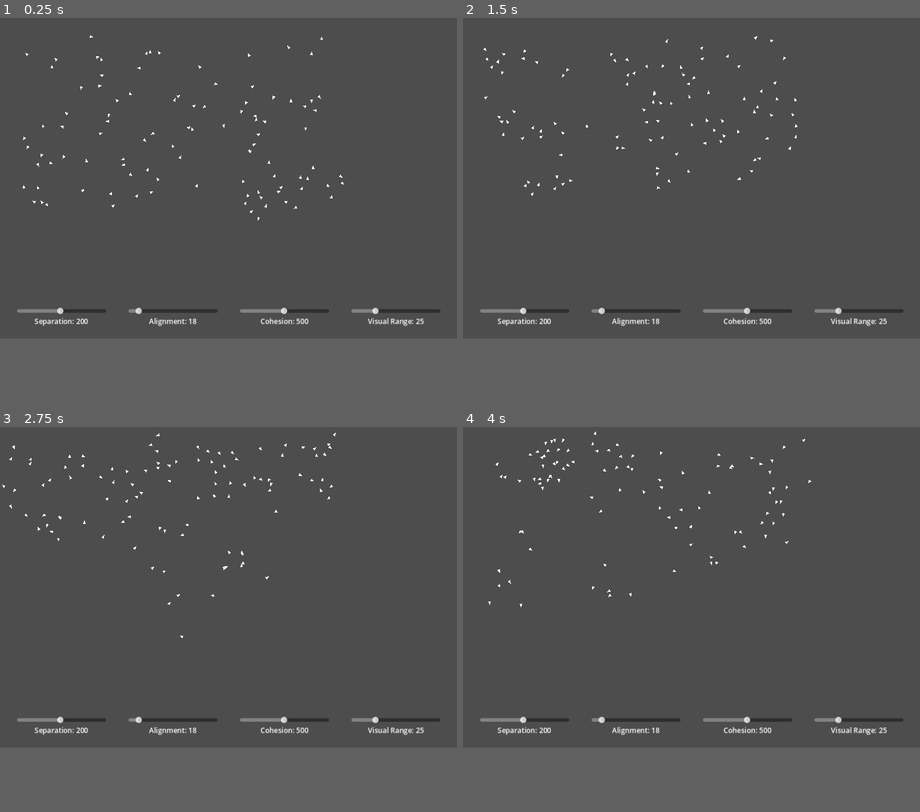
Above: before the commit, frames 1-4 (two rows, left to right).
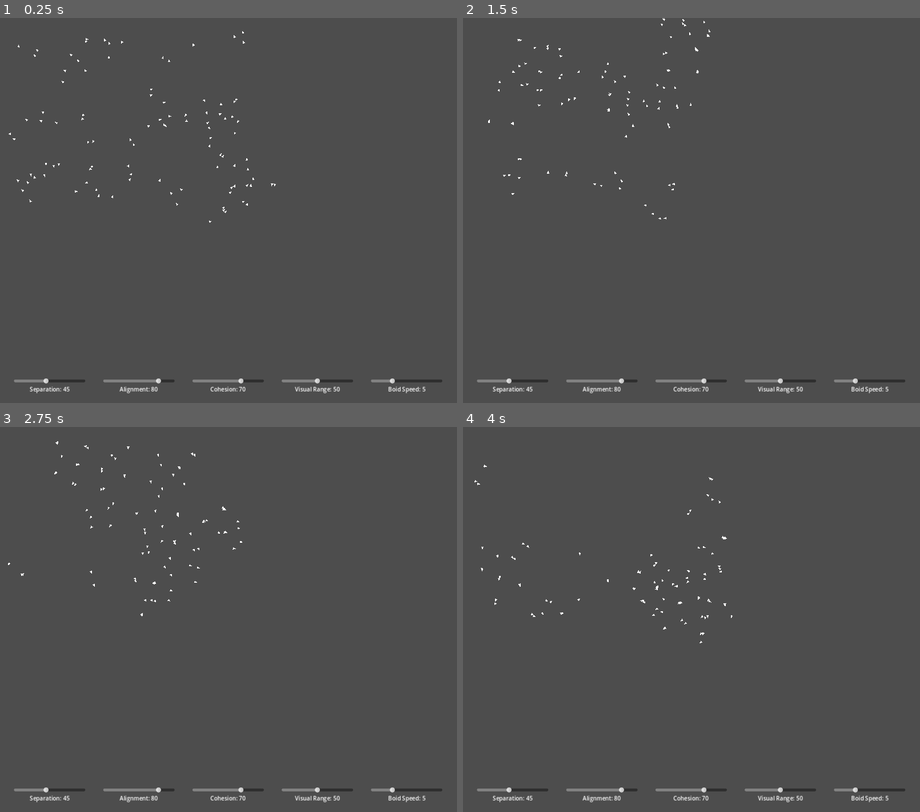
Above: after the commit, the same moments.

Repository: VeilLight/Boids
Game: Godot game, scene res://2d/flock_2d.tscn
Same seed, same stepped clock (60 frames per second), same inputs: the game is played once before the commit and once after it.
Inputs:
- Up to frame 1 (0.25 s): no input
- Up to frame 2 (1.5 s): no input
- Up to frame 3 (2.75 s): no input
- Up to frame 4 (4 s): no input
In our replay, the window is 800x562 before the commit and 800x675 after it. These sizes can differ from the game's own. Grey fills any space a smaller window leaves; there, only what the larger window draws over its background counts as a difference.

The runs differ from the first frame. In frame 1, 2.5% of the frame differs, in the area x 1-97%, y 3-98%; in frame 2, 2.5%; in frame 3, 2.5%; in frame 4, 2.5%.

Commit message:
Tweak flocking parameters calculations - factor times weight
- Add weights to each flocking parameter calculation to manage how much should each parameter affects the flocking behaviour.
- Add slider to control boid speed
- Take into account frame time when moving boids
- Increase window size

Diff:
--- a/2d/boid_2d.gd
+++ b/2d/boid_2d.gd
@@ -1,26 +1,37 @@
 extends Polygon2D
 
-var max_width = 0
-var max_height = 0
-var velocity = Vector2()
+const IN_BOUNDS_TURN_FACTOR: float = 0.8
+
+var window_width: int = 0
+var window_height: int = 0
+var window_margin: int = 0
+var speed: int = 0
+var velocity: Vector2 = Vector2()
 
 # Called when the node enters the scene tree for the first time.
 func _ready():
-	max_width = get_window().size.x
 	# Choose a random direction to start flying into
 	var angle = randf_range(0, 2 * PI)
 	update_velocity(Vector2(cos(angle), sin(angle)))
 
 # Called every frame. 'delta' is the elapsed time since the previous frame.
-func _process(_delta):
-	translate(velocity)
-	_limit_velocity()
+func _process(_delta: float):
+	velocity *= speed * _delta
+	_limit_speed()
 	_update_rotation()
 	_update_bounds()
+	translate(velocity)
 
-func setup(_initial_position: Vector2, _max_height: int):
+func set_inital_position(_initial_position: Vector2):
 	set_position(_initial_position)
-	max_height = _max_height
+
+func set_speed(_speed: int):
+	speed = _speed
+
+func set_window_bounds(_window_width:int, _window_height: int, _window_margin: int):
+	window_height = _window_height
+	window_width = _window_width
+	window_margin = _window_margin
 
 func update_velocity(_velocity: Vector2):
 	velocity += _velocity
@@ -32,38 +43,35 @@
 	# Update model rotation to match the flight direction
 	set_rotation(velocity.angle() + deg_to_rad(90))
 
-func _limit_velocity():
+func _limit_speed():
 	# Limit speed between a minimum and maximum
 	var velocity_magnitude = velocity.length()
-	var speed = max(min(velocity_magnitude, get_meta("max_speed")), get_meta("min_speed"))
-	velocity = velocity / velocity_magnitude * speed
+	var clamped_speed = max(min(velocity_magnitude, speed), speed - 1)
+	velocity = velocity / velocity_magnitude * clamped_speed
 
 func _update_bounds():
-	var screen_margin = get_meta("screen_margin")
-	if screen_margin > 0:
-		_stay_within_scree_bounds(screen_margin)
+	if window_margin > 0:
+		_stay_within_screen_bounds()
 	else:
 		_navigate_to_other_side_of_screen_if_out_of_bounds()
 
-func _stay_within_scree_bounds(screen_margin: float):
-	var turn_factor = get_meta("turn_factor")
+func _stay_within_screen_bounds():
+	if position.x < window_margin:
+		velocity.x += IN_BOUNDS_TURN_FACTOR
+	elif position.x > window_width - window_margin:
+		velocity.x -= IN_BOUNDS_TURN_FACTOR
 
-	if position.x < screen_margin:
-		velocity.x += turn_factor
-	elif position.x > max_width - screen_margin:
-		velocity.x -= turn_factor
-
-	if position.y < screen_margin:
-		velocity.y += turn_factor
-	elif position.y > max_height - screen_margin:
-		velocity.y -= turn_factor
+	if position.y < window_margin:
+		velocity.y += IN_BOUNDS_TURN_FACTOR
+	elif position.y > window_height - window_margin:
+		velocity.y -= IN_BOUNDS_TURN_FACTOR
 
 func _navigate_to_other_side_of_screen_if_out_of_bounds():
-	if position.x > max_width:
+	if position.x > window_width:
 		set_position(Vector2(0, position.y))
 	elif position.x < 0:
-		set_position(Vector2(max_width, position.y))
-	if position.y > max_height:
+		set_position(Vector2(window_width, position.y))
+	if position.y > window_height:
 		set_position(Vector2(position.x, 0))
 	elif position.y < 0:
-		set_position(Vector2(position.x, max_height))
+		set_position(Vector2(position.x, window_height))
--- a/2d/boid_2d.tscn
+++ b/2d/boid_2d.tscn
@@ -9,7 +9,3 @@
 polygon = PackedVector2Array(0.5, 0, 0.9, 1, 0.1, 1)
 vertex_colors = PackedColorArray(1, 1, 1, 1, 1, 1, 1, 1, 1, 1, 1, 1)
 script = ExtResource("1_6563a")
-metadata/max_speed = 3
-metadata/min_speed = 2
-metadata/turn_factor = 0.2
-metadata/screen_margin = 55.0
--- a/2d/flock_2d.gd
+++ b/2d/flock_2d.gd
@@ -1,9 +1,12 @@
 extends Node2D
 
 # The size of the flock, i.e. the total number of boids
-const FLOCK_SIZE = 100
+const FLOCK_SIZE: int = 100
 # The distance from the window bounds at which boids will spawn
-const BOID_SPAWN_MARGIN = 50
+const BOID_SPAWN_MARGIN: int = 55
+const SEPARATION_WEIGHT: float = 0.05
+const ALIGNMENT_WEIGHT: float = 0.35
+const COHESION_WEIGHT: float = 0.06
 
 var flock = []
 
@@ -18,20 +21,26 @@
 		var boid = boid_scene.instantiate()
 		var initial_x = randf_range(BOID_SPAWN_MARGIN, max_x)
 		var initial_y = randf_range(BOID_SPAWN_MARGIN, max_y)
-		boid.setup(Vector2(initial_x, initial_y), max_y)
+		boid.set_inital_position(Vector2(initial_x, initial_y))
+		boid.set_window_bounds(max_x, max_y, BOID_SPAWN_MARGIN)
+		boid.set_speed($Properties/BoidSpeed/HSlider.value)
 		flock.append(boid)
 		add_child(boid)
 
 # Called every frame. 'delta' is the elapsed time since the previous frame.
 func _process(_delta):
 	for boid in flock:
-		var separation = _apply_separation(boid)
-		var alignment = _apply_alignment(boid)
-		var cohesion = _apply_cohesion(boid)
+		var separation: Vector2 = _apply_separation(boid)
+		var alignment: Vector2 = _apply_alignment(boid)
+		var cohesion: Vector2 = _apply_cohesion(boid)
 		var velocity: Vector2 = separation + alignment + cohesion
 
 		if !velocity.is_equal_approx(Vector2.ZERO):
 			boid.update_velocity(velocity)
+
+func _on_boid_speed_value_changed(speed: int):
+	for boid in flock:
+		boid.set_speed(speed)
 
 func _apply_separation(boid):
 	var separation = Vector2()
@@ -46,7 +55,12 @@
 
 		separation += to_other
 
-	return separation / $Properties/Separation/HSlider.value
+	var separation_factor = _get_slider_percentage($Properties/Separation/HSlider)
+	if separation_factor == 0:
+		return Vector2()
+
+	separation_factor *= SEPARATION_WEIGHT
+	return separation * separation_factor
 
 func _apply_alignment(boid):
 	var avg_neighbours_velocities = Vector2()
@@ -67,7 +81,12 @@
 		return Vector2()
 
 	var avg_velocity = avg_neighbours_velocities / neighbours
-	return (avg_velocity - boid.get_velocity()) / $Properties/Alignment/HSlider.value
+	var alignment_factor = _get_slider_percentage($Properties/Alignment/HSlider)
+	if alignment_factor == 0:
+		return Vector2()
+
+	alignment_factor *= ALIGNMENT_WEIGHT
+	return (avg_velocity - boid.get_velocity()) * alignment_factor
 
 func _apply_cohesion(boid):
 	var avg_neighbours_positions = Vector2()
@@ -88,4 +107,12 @@
 		return Vector2()
 
 	var center_of_mass_position = avg_neighbours_positions / neighbours
-	return (center_of_mass_position - boid.position) / $Properties/Cohesion/HSlider.value
+	var cohesion_factor = _get_slider_percentage($Properties/Cohesion/HSlider)
+	if cohesion_factor == 0:
+		return Vector2()
+
+	cohesion_factor *= COHESION_WEIGHT
+	return (center_of_mass_position - boid.position) * cohesion_factor
+
+func _get_slider_percentage(slider: HSlider):
+	return slider.value / slider.max_value
--- a/2d/flock_2d.tscn
+++ b/2d/flock_2d.tscn
@@ -1,10 +1,11 @@
-[gd_scene load_steps=6 format=3 uid="uid://b1vuusl2plpan"]
+[gd_scene load_steps=7 format=3 uid="uid://b1vuusl2plpan"]
 
 [ext_resource type="Script" path="res://2d/flock_2d.gd" id="1_q38td"]
 [ext_resource type="Script" path="res://2d/gui/VisualRangeVBox.gd" id="2_7em4i"]
 [ext_resource type="Script" path="res://2d/gui/SeparationVBox.gd" id="2_t10y5"]
 [ext_resource type="Script" path="res://2d/gui/AlignmentVBox.gd" id="3_51hth"]
 [ext_resource type="Script" path="res://2d/gui/CohesionVBox.gd" id="4_64glq"]
+[ext_resource type="Script" path="res://2d/gui/BoidSpeedVBox.gd" id="6_r6exu"]
 
 [node name="Boids2D" type="Node2D"]
 script = ExtResource("1_q38td")
@@ -13,9 +14,10 @@
 anchors_preset = 2
 anchor_top = 1.0
 anchor_bottom = 1.0
-offset_top = 650.0
-offset_right = 1024.0
-offset_bottom = 723.0
+offset_left = -1.0
+offset_top = 1010.0
+offset_right = 1279.0
+offset_bottom = 1083.0
 grow_vertical = 0
 theme_override_constants/separation = 50
 alignment = 1
@@ -27,9 +29,7 @@
 [node name="HSlider" type="HSlider" parent="Properties/Separation"]
 custom_minimum_size = Vector2(200, 0)
 layout_mode = 2
-min_value = 10.0
-max_value = 400.0
-value = 200.0
+value = 45.0
 
 [node name="Label" type="Label" parent="Properties/Separation"]
 layout_mode = 2
@@ -46,9 +46,7 @@
 [node name="HSlider" type="HSlider" parent="Properties/Alignment"]
 custom_minimum_size = Vector2(200, 0)
 layout_mode = 2
-min_value = 1.0
-max_value = 200.0
-value = 18.0
+value = 80.0
 
 [node name="Label" type="Label" parent="Properties/Alignment"]
 layout_mode = 2
@@ -65,9 +63,7 @@
 [node name="HSlider" type="HSlider" parent="Properties/Cohesion"]
 custom_minimum_size = Vector2(200, 0)
 layout_mode = 2
-min_value = 1.0
-max_value = 1000.0
-value = 500.0
+value = 70.0
 
 [node name="Label" type="Label" parent="Properties/Cohesion"]
 layout_mode = 2
@@ -84,9 +80,27 @@
 [node name="HSlider" type="HSlider" parent="Properties/VisualRange"]
 custom_minimum_size = Vector2(200, 0)
 layout_mode = 2
-value = 25.0
+value = 50.0
 
 [node name="Label" type="Label" parent="Properties/VisualRange"]
+layout_mode = 2
+tooltip_text = "The distance at which a boid is able to see other boids."
+mouse_filter = 1
+horizontal_alignment = 1
+vertical_alignment = 1
+
+[node name="BoidSpeed" type="VBoxContainer" parent="Properties"]
+layout_mode = 2
+script = ExtResource("6_r6exu")
+
+[node name="HSlider" type="HSlider" parent="Properties/BoidSpeed"]
+custom_minimum_size = Vector2(200, 0)
+layout_mode = 2
+min_value = 1.0
+max_value = 15.0
+value = 5.0
+
+[node name="Label" type="Label" parent="Properties/BoidSpeed"]
 layout_mode = 2
 tooltip_text = "The distance at which a boid is able to see other boids."
 mouse_filter = 1
@@ -97,3 +111,5 @@
 [connection signal="value_changed" from="Properties/Alignment/HSlider" to="Properties/Alignment" method="_on_h_slider_value_changed"]
 [connection signal="value_changed" from="Properties/Cohesion/HSlider" to="Properties/Cohesion" method="_on_h_slider_value_changed"]
 [connection signal="value_changed" from="Properties/VisualRange/HSlider" to="Properties/VisualRange" method="_on_h_slider_value_changed"]
+[connection signal="value_changed" from="Properties/BoidSpeed/HSlider" to="." method="_on_boid_speed_value_changed"]
+[connection signal="value_changed" from="Properties/BoidSpeed/HSlider" to="Properties/BoidSpeed" method="_on_h_slider_value_changed"]
--- /dev/null
+++ b/2d/gui/BoidSpeedVBox.gd
@@ -0,0 +1,12 @@
+extends VBoxContainer
+
+
+# Called when the node enters the scene tree for the first time.
+func _ready():
+	_set_label_text($HSlider.value)
+
+func _on_h_slider_value_changed(value):
+	_set_label_text(value)
+
+func _set_label_text(value):
+	$Label.text = "Boid Speed: " + str(value)
--- a/project.godot
+++ b/project.godot
@@ -17,6 +17,10 @@
 
 [display]
 
-window/size/viewport_width=1024
-window/size/viewport_height=720
+window/size/viewport_width=1280
+window/size/viewport_height=1080
 window/stretch/mode="canvas_items"
+
+[dotnet]
+
+project/assembly_name="Boids"
